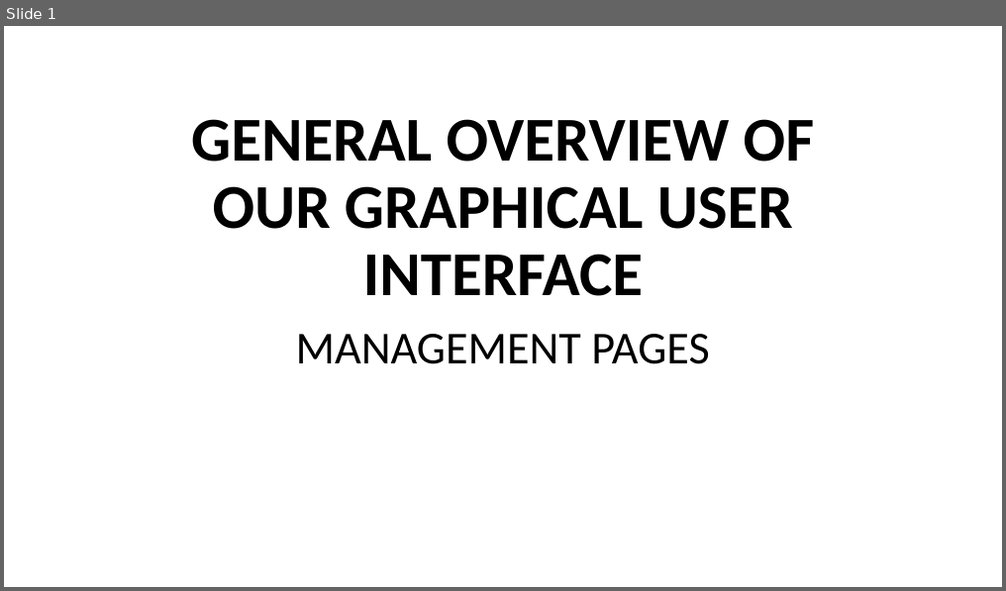
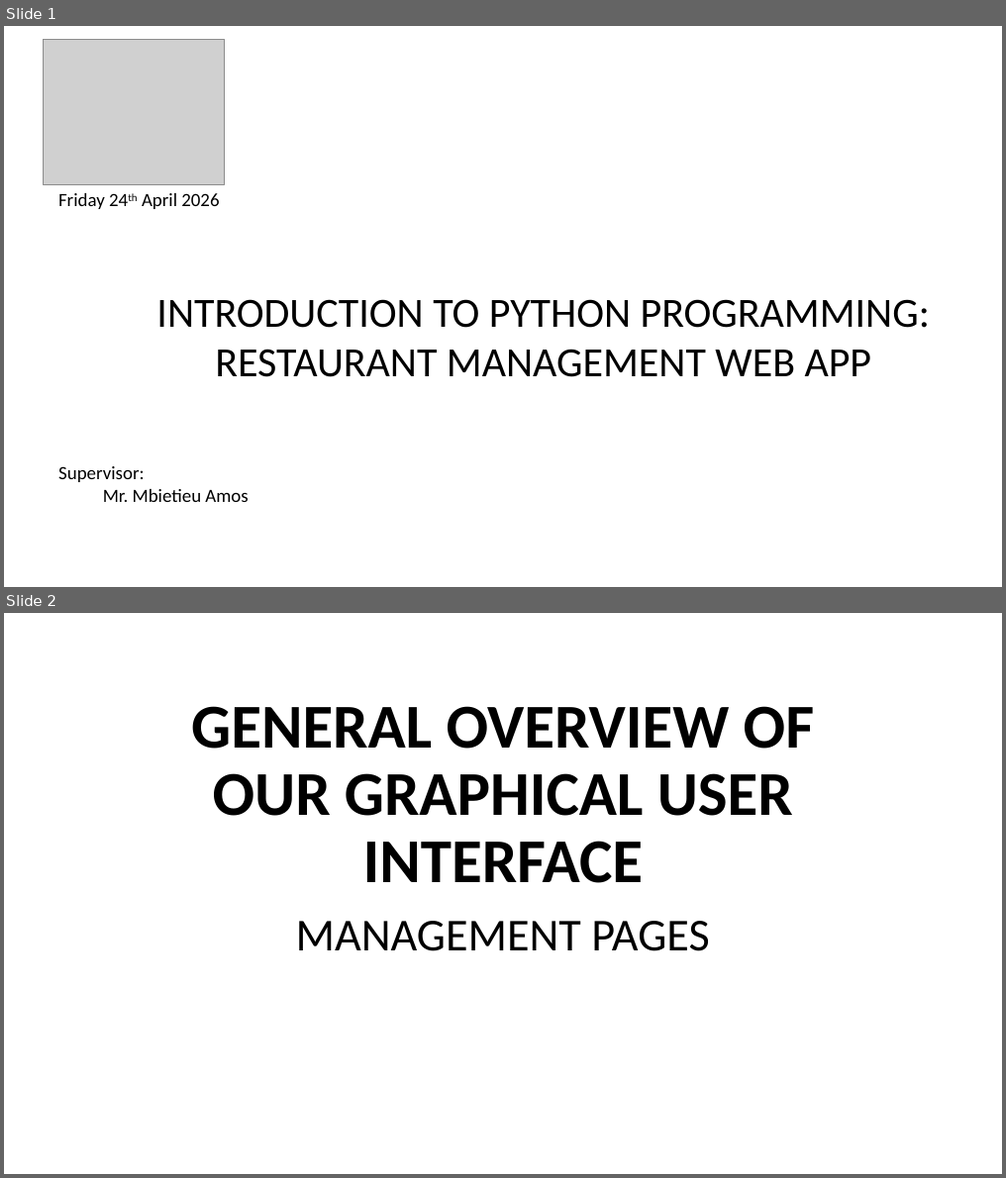
Before and after one commit to Ghost52748/WebApp-Restaurant-Management, a slide deck: GENERAL OVERVIEW OF OUR GRAPHICAL USER INTERFACE.pptx. Shown one above the other, each under a label of ours: slide 1 before the commit, slides 1 and 2 after it. The pictures are 1006x591 and 1006x1178 pixels, drawn with LibreOffice and Linux fonts; fonts in the diff are those of the drawing; grey boxes stand for pictures. Boxes give left, top, right and bottom in pixels: in the first picture for what was removed or moved away, otherwise in the second. Text is boxed around its words. In the diff, an @@ line names an element or a change of style, - is before the commit and + after.

```diff
--- a/GENERAL OVERVIEW OF OUR GRAPHICAL USER INTERFACE.pptx
+++ b/GENERAL OVERVIEW OF OUR GRAPHICAL USER INTERFACE.pptx
@@ slide 1 added at (x1=4, y1=26, x2=1002, y2=587), background #FFFFFF @@
@@ picture added at (x1=43, y1=40, x2=225, y2=184) @@
@@ text added at (x1=58, y1=193, x2=219, y2=209), 18 pt, text #000000 @@
+Friday 24th April 2026
@@ text added at (x1=156, y1=299, x2=930, y2=377), 40 pt, text #000000 @@
+INTRODUCTION TO PYTHON PROGRAMMING:
+RESTAURANT MANAGEMENT WEB APP
@@ text added at (x1=58, y1=467, x2=248, y2=502), 18 pt, text #000000 @@
+Supervisor:
+Mr. Mbietieu Amos
@@ what was slide 1 is now slide 2 @@
```
Also in this commit, not shown: 1 slide changed, 1 slide removed.
